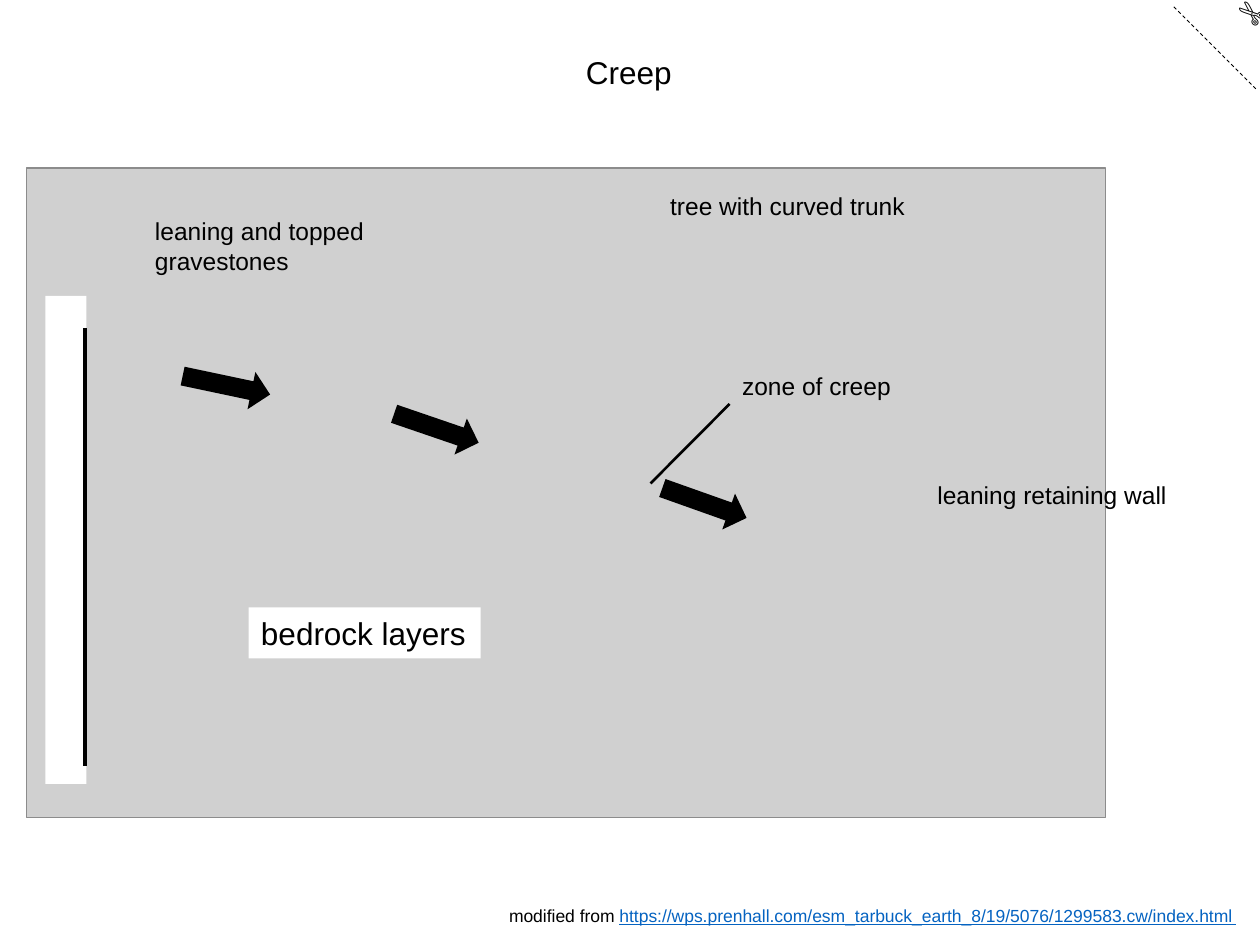
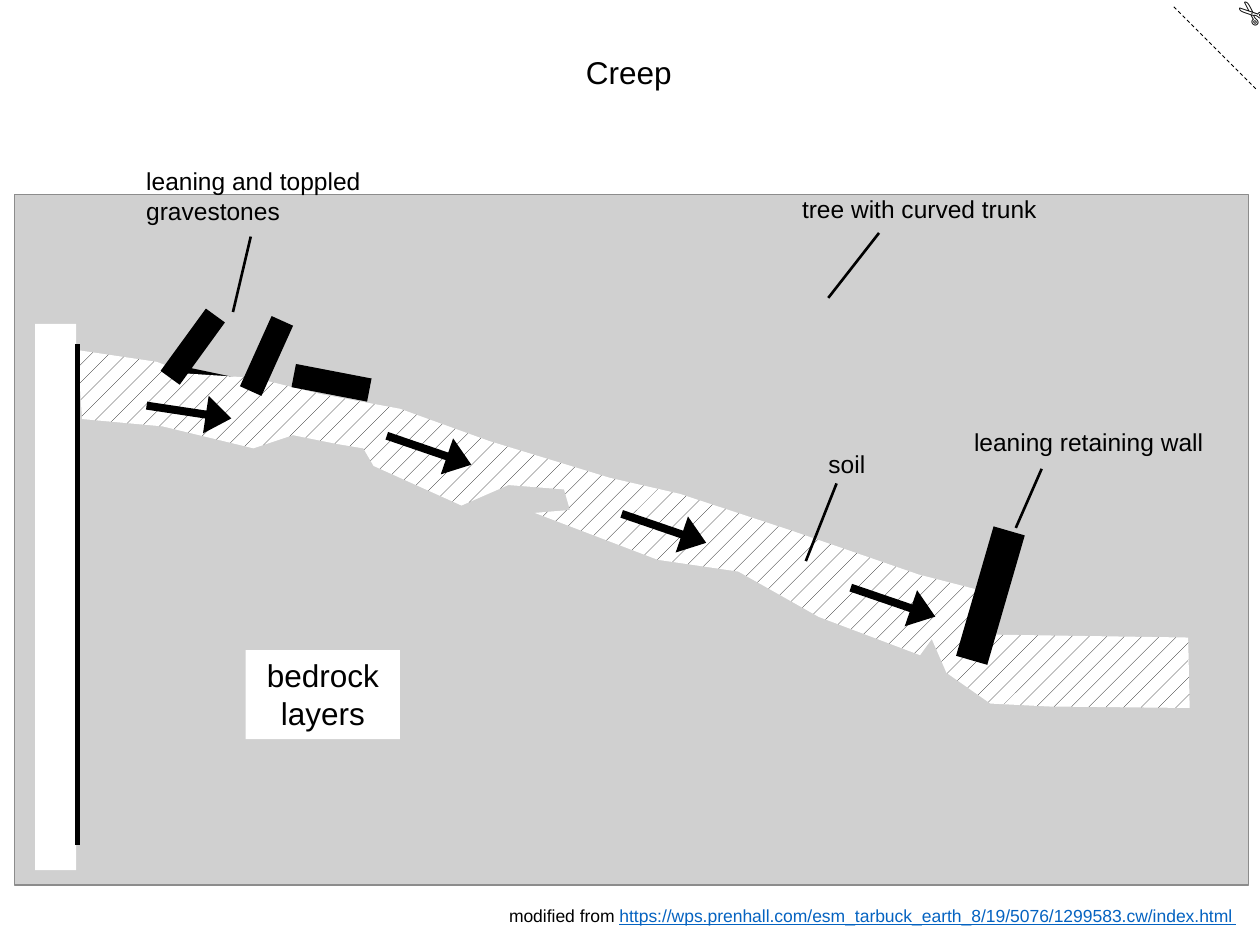
Before and after one commit to the-iagd/geological_tactile_image_repository, a slide deck: slide 1 of assets/tactile_image_files/0020-creep/0020-creep.pptx. Drawn at 1260x945 pixels with LibreOffice and Linux fonts; fonts in the diff are those of the drawing; grey boxes stand for pictures. Boxes give left, top, right and bottom in pixels: in the first picture for what was removed or moved away, otherwise in the second. Text is boxed around its words. In the diff, an @@ line names an element or a change of style, - is before the commit and + after.

```diff
--- a/assets/tactile_image_files/0020-creep/0020-creep.pptx
+++ b/assets/tactile_image_files/0020-creep/0020-creep.pptx
@@ text at bbox=[146, 172, 360, 225]: text changed @@
-leaning and topped gravestones
+leaning and toppled gravestones
@@ picture: place and size @@
-picture at bbox=[26, 168, 1106, 816]
+picture at bbox=[15, 195, 1249, 886]
@@ text "tree with curved trunk": place and size @@
-text "tree with curved trunk" at bbox=[670, 197, 905, 216]
+text "tree with curved trunk" at bbox=[802, 200, 1037, 219]
@@ line added from (233, 312) to (251, 237), #000000 1.5 pt @@
@@ line added from (828, 297) to (879, 233), #000000 1.5 pt @@
@@ rectangle: place and size @@
-rectangle at bbox=[45, 296, 87, 784]
+rectangle at bbox=[35, 324, 77, 871]
@@ rectangle added at bbox=[161, 309, 226, 385], fill #000000 @@
@@ rectangle added at bbox=[240, 316, 293, 396], fill #000000 @@
@@ line moved from (84, 328) - (84, 766) to (78, 344) - (78, 845) @@
@@ line (78, 344) - (78, 845): stroke #000000 2.5 pt to #000000 3 pt @@
@@ freeform shape added at bbox=[78, 350, 1191, 708], fill pattern #000000 on #FFFFFF @@
@@ right arrow added at bbox=[144, 387, 234, 437], fill #000000 @@
@@ rectangle added at bbox=[292, 363, 372, 401], fill #000000 @@
@@ right arrow: place and size @@
-right arrow at bbox=[388, 396, 485, 461]
+right arrow at bbox=[381, 417, 477, 482]
@@ right arrow at bbox=[381, 417, 477, 482]: proportions changed @@
@@ text "leaning retaining wall": place and size @@
-text "leaning retaining wall" at bbox=[937, 484, 1166, 509]
+text "leaning retaining wall" at bbox=[974, 433, 1203, 456]
@@ text at bbox=[828, 455, 865, 474]: text changed @@
-zone of creep
+soil
@@ line added from (1016, 528) to (1042, 469), #000000 1.5 pt @@
@@ right arrow at bbox=[615, 496, 712, 560]: proportions changed @@
@@ right arrow: place and size @@
-right arrow at bbox=[656, 470, 753, 536]
+right arrow at bbox=[615, 496, 712, 560]
@@ line moved from (650, 484) - (730, 404) to (806, 561) - (837, 484) @@
@@ rectangle added at bbox=[956, 526, 1025, 665], fill #000000 @@
@@ right arrow added at bbox=[844, 570, 941, 635], fill #000000 @@
@@ rectangle "bedrock": place and size @@
-rectangle "bedrock" at bbox=[248, 607, 480, 658]
+rectangle "bedrock" at bbox=[246, 650, 399, 740]
@@ text in rectangle at bbox=[267, 664, 379, 731]: text changed @@
-bedrock layers
+bedrock
+layers
```
Also in this commit, not shown: 2 slides added, 2 slides removed, 52 other files.
